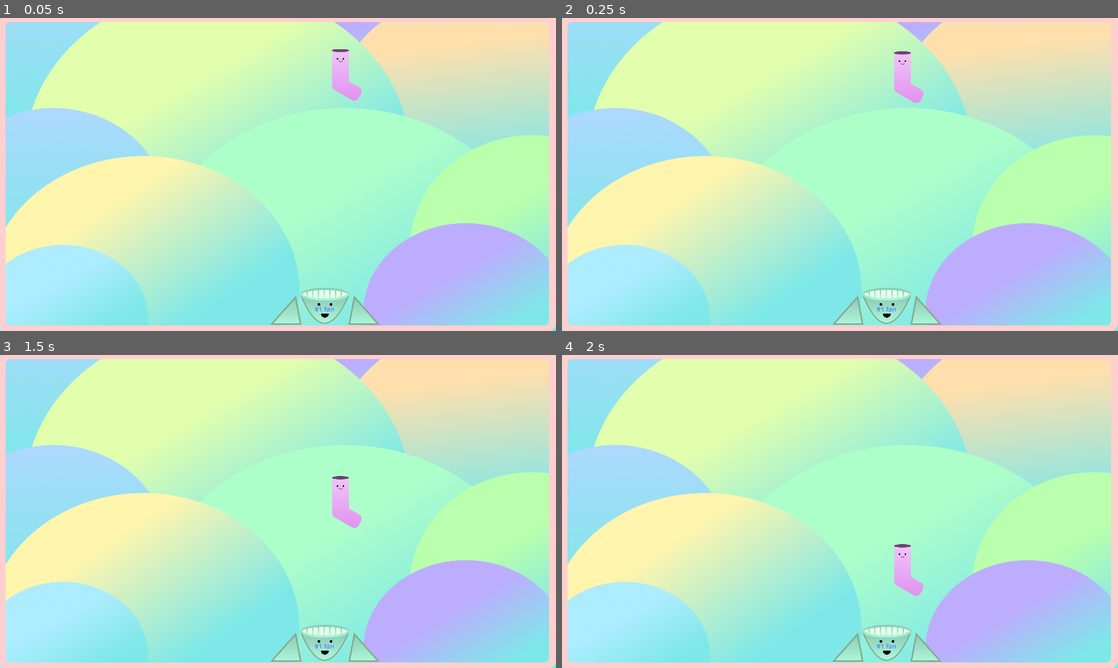
Above: before the commit, frames 1-4 (two rows, left to right).
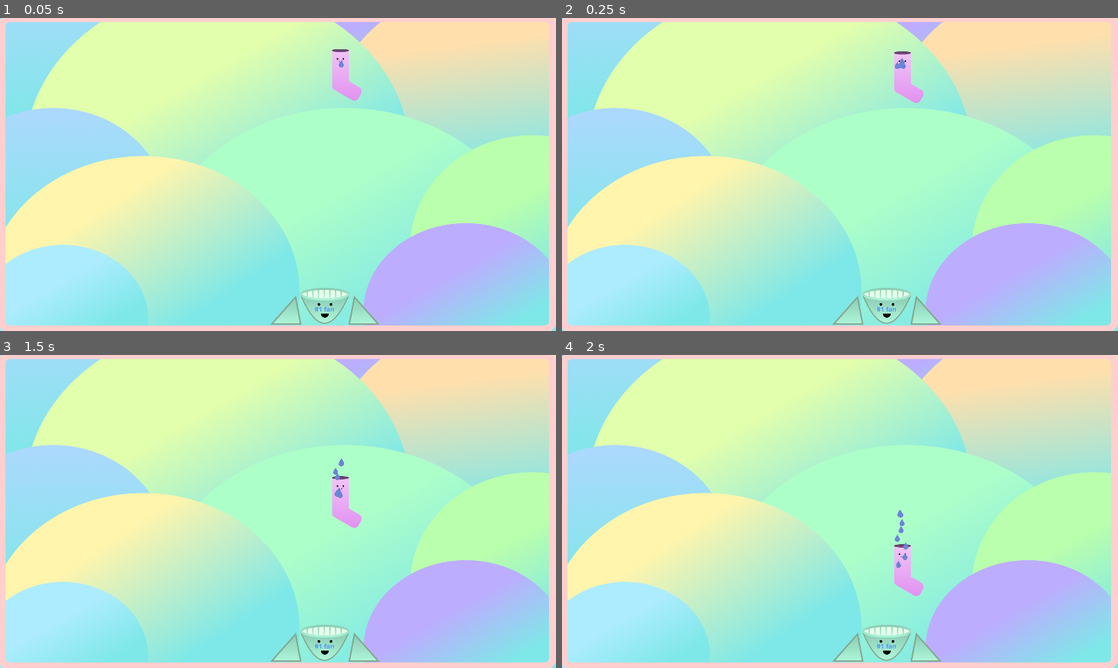
Above: after the commit, the same moments.

Repository: Dexterminator/solemates
Game: Godot game, scene res://Scenes/Main/Main.tscn
Same seed, same stepped clock (60 frames per second), same inputs: the game is played once before the commit and once after it.
Inputs:
- Up to frame 1 (0.05 s): no input
- Up to frame 2 (0.25 s): no input
- Up to frame 3 (1.5 s): no input
- Up to frame 4 (2 s): no input

The runs differ from the first frame. In frame 1, less than 0.1% of the frame differs, in the area x 60-62%, y 13-16%; in frame 2, less than 0.1%; in frame 3, less than 0.1%; in frame 4, 0.1%, in the area x 59-63%, y 49-68%.

Commit message:
Add droplet particles

Diff:
--- a/Entities/Fan/Fan.tscn
+++ b/Entities/Fan/Fan.tscn
@@ -59,7 +59,7 @@
 
 [node name="CollisionPolygon2D2" type="CollisionPolygon2D" parent="."]
 position = Vector2( 0, -0.226898 )
-polygon = PoolVector2Array( -68.8665, -33.146, -68.7312, 33.2876, -124.967, 33.1396 )
+polygon = PoolVector2Array( -67.164, -33.1221, -68.7312, 33.2876, -124.967, 33.1396 )
 
 [node name="CollisionShape2D" type="CollisionShape2D" parent="."]
 shape = SubResource( 2 )
--- a/Entities/Sock/Sock.tscn
+++ b/Entities/Sock/Sock.tscn
@@ -1,7 +1,8 @@
-[gd_scene load_steps=6 format=2]
+[gd_scene load_steps=8 format=2]
 
 [ext_resource path="res://Assets/sock.png" type="Texture" id=1]
 [ext_resource path="res://Entities/Sock/Sock.gd" type="Script" id=2]
+[ext_resource path="res://Assets/droplet.png" type="Texture" id=3]
 
 [sub_resource type="PhysicsMaterial" id=1]
 bounce = 0.3
@@ -12,6 +13,15 @@
 [sub_resource type="CapsuleShape2D" id=3]
 radius = 16.8926
 height = 41.4067
+
+[sub_resource type="ParticlesMaterial" id=4]
+emission_shape = 2
+emission_box_extents = Vector3( 13, 35, 1 )
+flag_disable_z = true
+gravity = Vector3( 0, 98, 0 )
+orbit_velocity = 0.0
+orbit_velocity_random = 0.0
+scale = 0.2
 
 [node name="RigidBody2D" type="RigidBody2D" groups=[
 "socks",
@@ -33,3 +43,10 @@
 position = Vector2( 10.2335, 37.2173 )
 rotation = -1.05775
 shape = SubResource( 3 )
+
+[node name="Particles2D" type="Particles2D" parent="."]
+position = Vector2( -4.27332, -4 )
+lifetime = 0.5
+local_coords = false
+process_material = SubResource( 4 )
+texture = ExtResource( 3 )
Binary file added: Assets/star.png
Not shown, added: Assets/star.png.import
